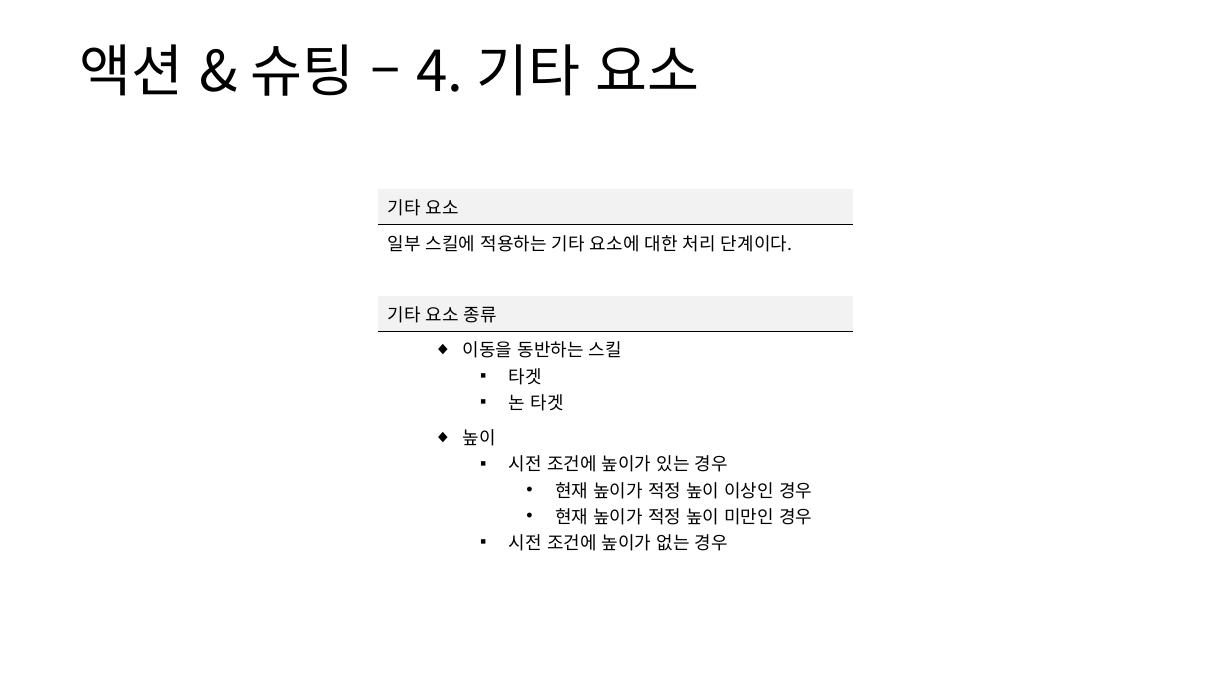
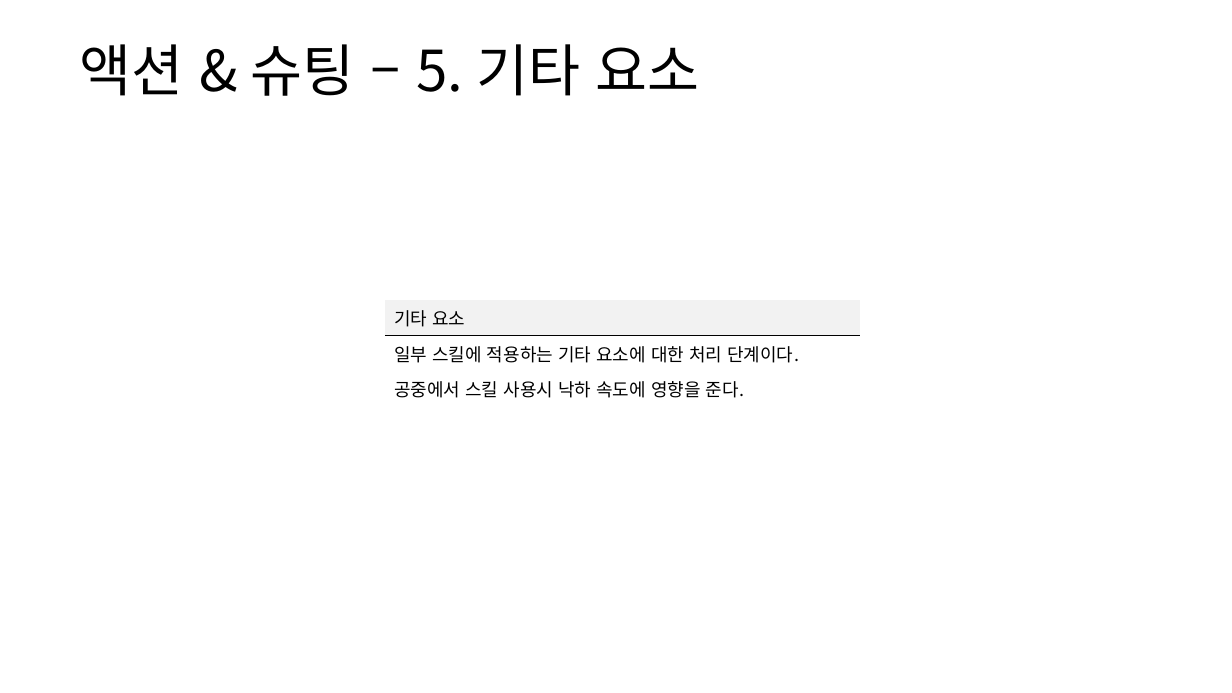
Before and after one commit to yjk0401/unityenginebasic_9th, a slide deck: slide 56 of 기획/방랑엽사전/스킬 시스템 기획서.pptx. Drawn at 1232x693 pixels with LibreOffice and Linux fonts; fonts in the diff are those of the drawing. Boxes give left, top, right and bottom in pixels: in the first picture for what was removed or moved away, otherwise in the second. Text is boxed around its words. In the diff, an @@ line names an element or a change of style, - is before the commit and + after.

```diff
--- a/기획/방랑엽사전/스킬 시스템 기획서.pptx
+++ b/기획/방랑엽사전/스킬 시스템 기획서.pptx
@@ text at <box>79,44,700,96</box>: text changed @@
-액션 & 슈팅 – 4. 기타 요소
+액션 & 슈팅 – 5. 기타 요소
@@ table at <box>385,300,860,402</box> @@
-row 3: 
-row 4: 기타 요소 종류
-row 5: 이동을 동반하는 스킬 / 타겟 / 논 타겟
-row 6: 높이 / 시전 조건에 높이가 있는 경우 / 현재 높이가 적정 높이 이상인 경우 / 현재 높이가 적정 높이 미만인 경우 / 시전 조건에 높이가 없는 경우
+row 3: 공중에서 스킬 사용시 낙하 속도에 영향을 준다.
@@ table: place and size @@
-table at <box>379,189,854,555</box>
+table at <box>385,300,860,402</box>
```
Also in this commit, not shown: 7 other slides changed, 2 slides added, 7 slides removed, 1 other file.
